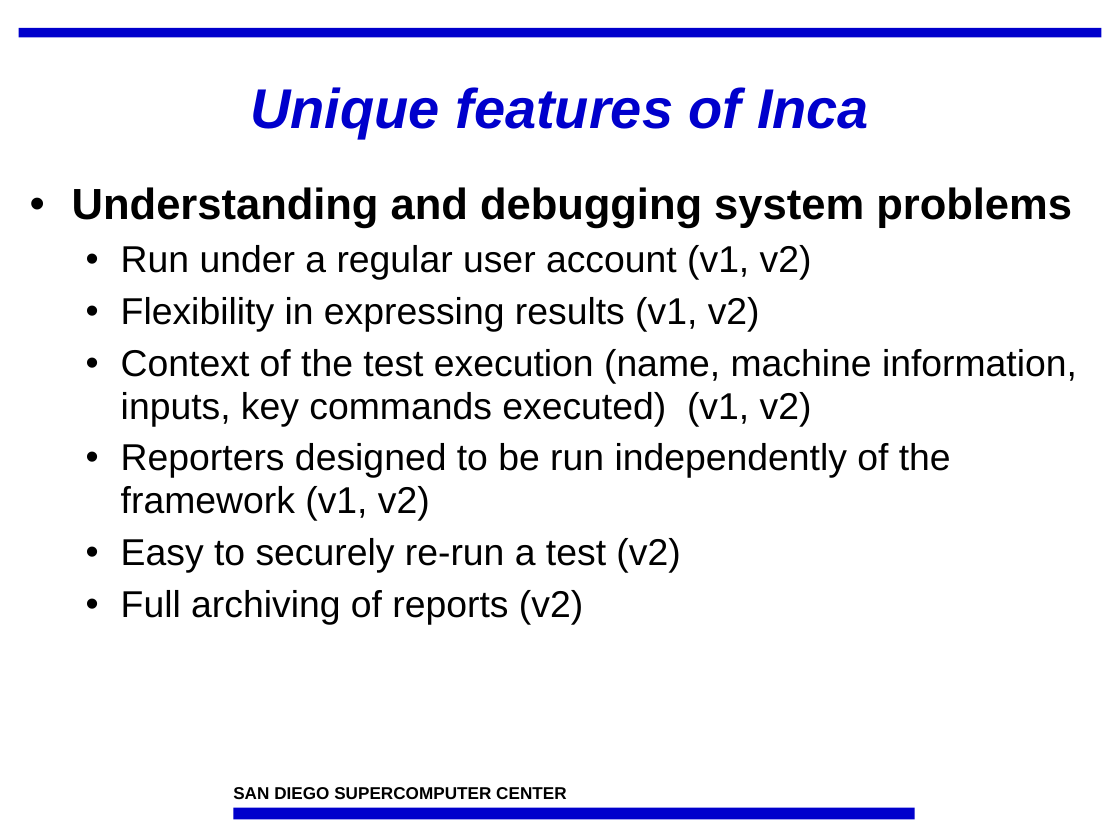
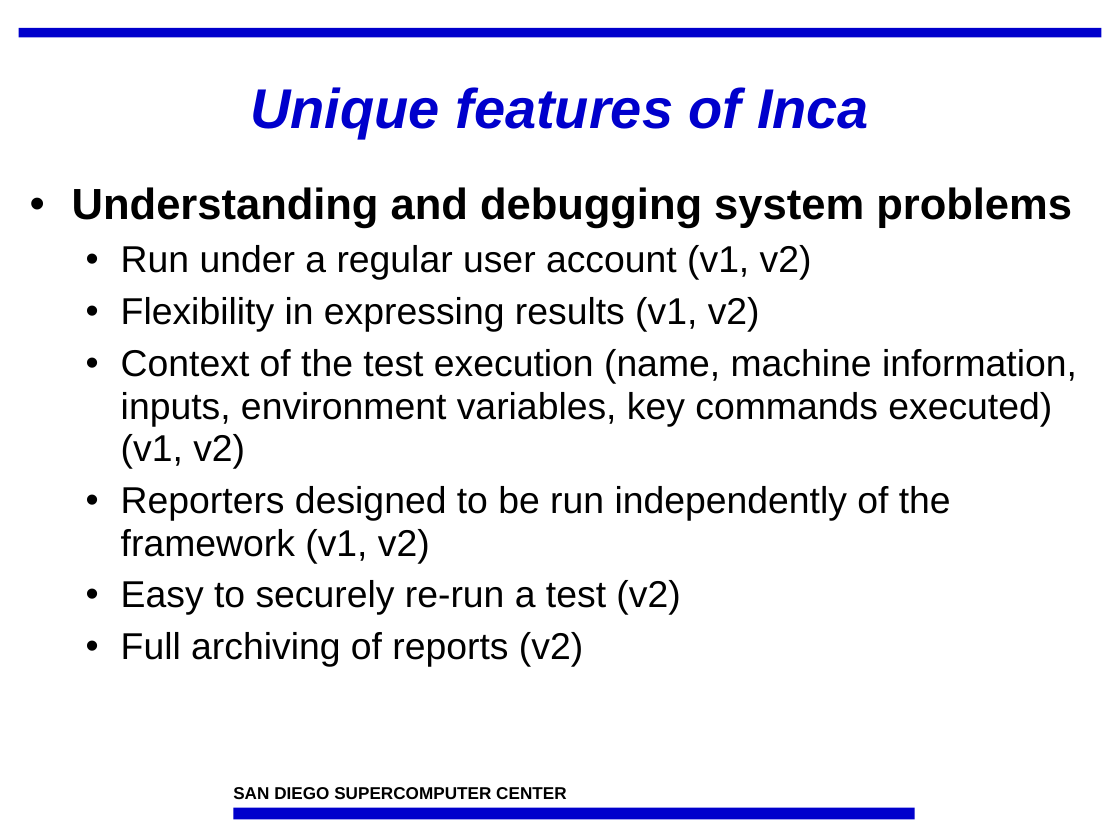
Before and after one commit to IncaProject/inca-xsede, a slide deck: slide 9 of talks/inca_sc05.ppt. Drawn at 1120x840 pixels with LibreOffice and Linux fonts; fonts in the diff are those of the drawing; background and template pictures are left out. Boxes give left, top, right and bottom in pixels: in the first picture for what was removed or moved away, otherwise in the second. Text is boxed around its words. In the diff, an @@ line names an element or a change of style, - is before the commit and + after.

```diff
--- a/talks/inca_sc05.ppt
+++ b/talks/inca_sc05.ppt
@@ text at [121,349,1077,469]: text changed @@
-  • Context of the test execution (name, machine information, inputs, key commands executed) (v1, v2)
+  • Context of the test execution (name, machine information, inputs, environment variables, key commands executed) (v1, v2)
```
Also in this commit, not shown: 17 other slides changed, 1 slide added, 1 slide removed.
